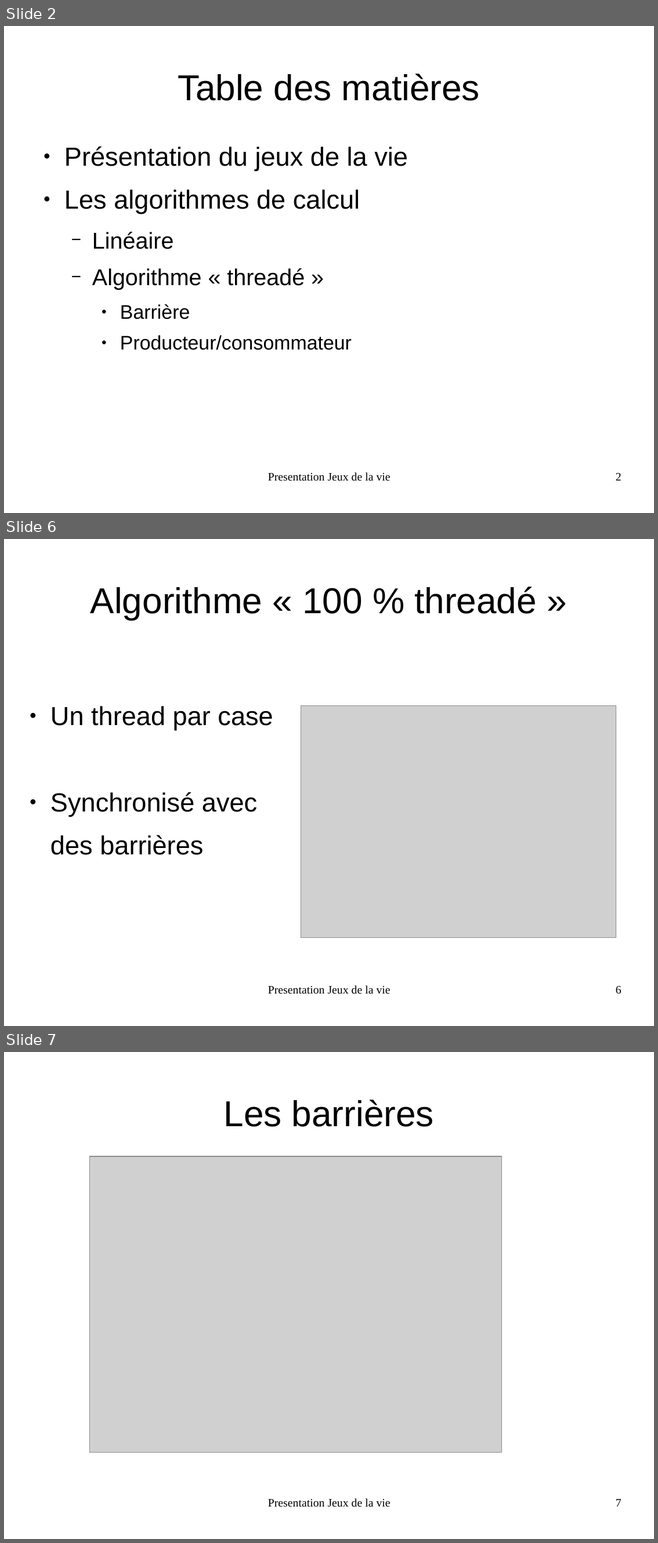
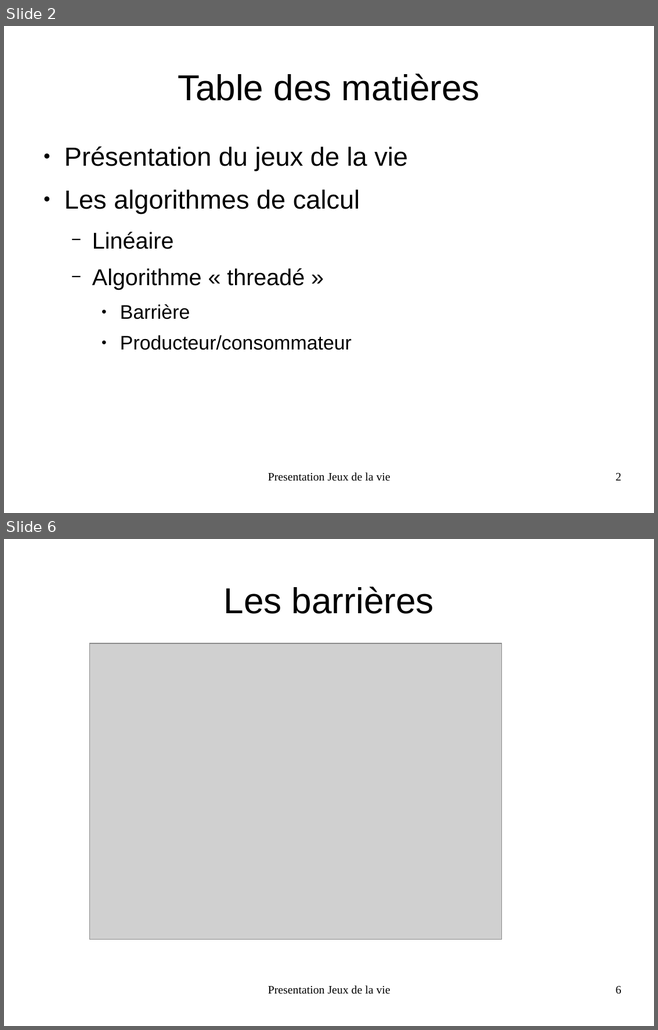
Before and after one commit to FabienInspiron/lifegame, a slide deck: Rapport/Presentation.odp. Shown one above the other, each under a label of ours: slides 2, 6 and 7 before the commit, slides 2 and 6 after it; the slides between them are not shown. The pictures are 658x1543 and 658x1030 pixels, drawn with LibreOffice and Linux fonts; fonts in the diff are those of the drawing; grey boxes stand for pictures. Boxes give left, top, right and bottom in pixels: in the first picture for what was removed or moved away, otherwise in the second. Text is boxed around its words. In the diff, an @@ line names an element or a change of style, - is before the commit and + after.

```diff
--- a/Rapport/Presentation.odp
+++ b/Rapport/Presentation.odp
@@ slide 6 removed at (4, 539, 654, 1026), background #FFFFFF @@
@@ title removed at (90, 587, 536, 620) @@
-Algorithme « 100 % threadé »
@@ text removed at (50, 706, 273, 855) @@
-● Un thread par case
-● Synchronisé avec
-des barrières
@@ picture removed at (300, 706, 616, 938) @@
@@ text removed at (268, 986, 390, 994) @@
-Presentation Jeux de la vie
@@ page number removed at (615, 986, 621, 994) @@
-6
@@ what was slide 7 is now slide 6 @@
@@ page number at (615, 986, 621, 994): text changed @@
-7
+6
```
Also in this commit, not shown: 10 slides changed, 1 other file.
